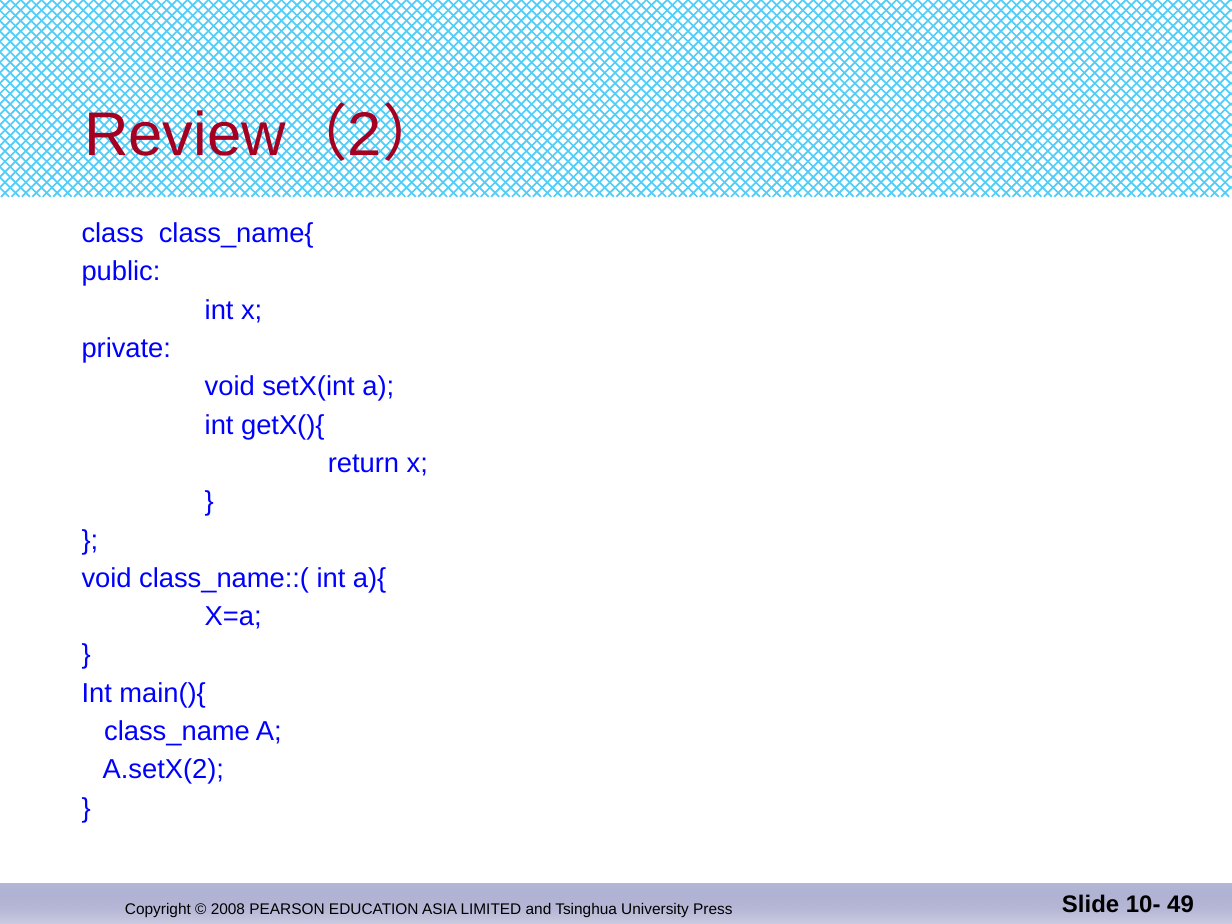
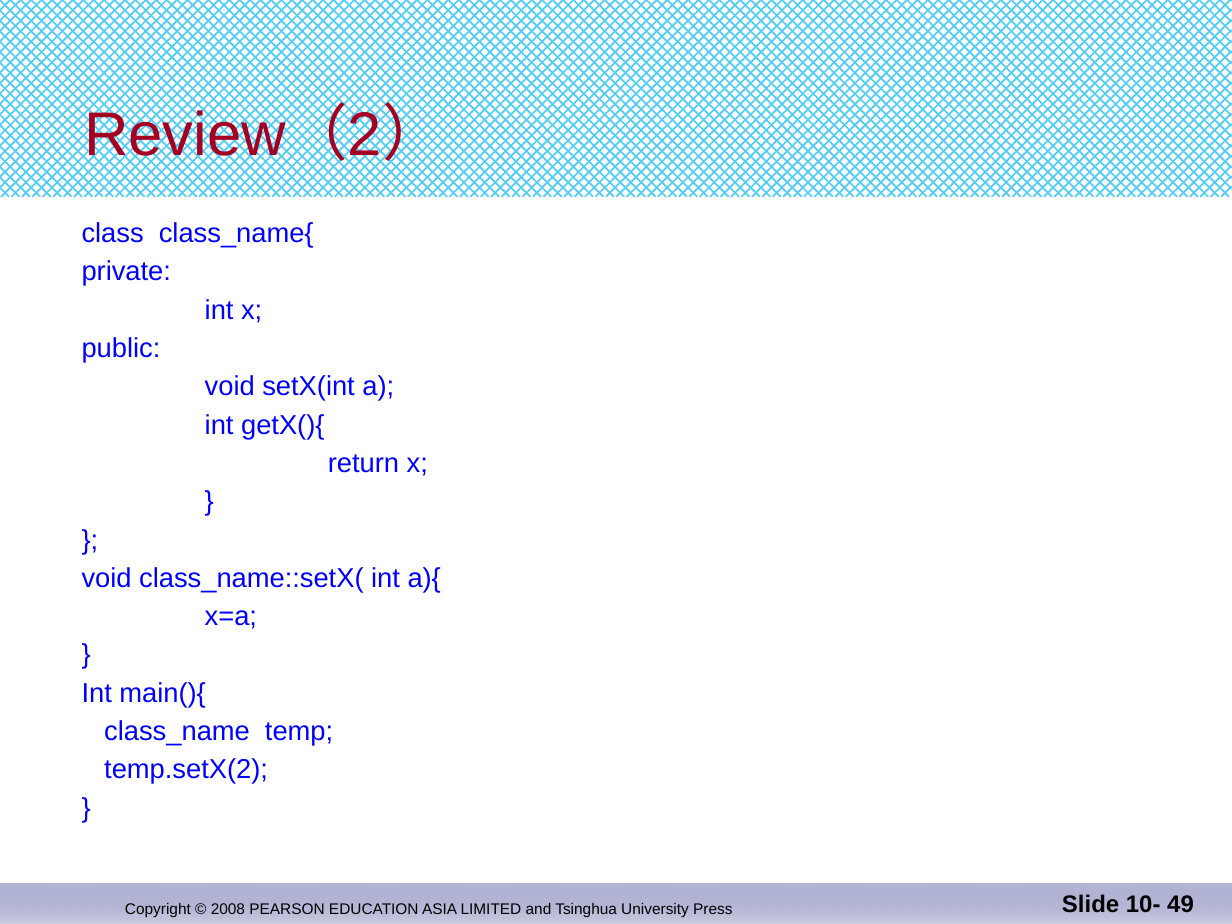
Before and after one commit to djuanbei/CPLUSPLUS, a slide deck: slide 49 of ppt/chapter 10.pptx. Drawn at 1232x924 pixels with LibreOffice and Linux fonts; fonts in the diff are those of the drawing. Boxes give left, top, right and bottom in pixels: in the first picture for what was removed or moved away, otherwise in the second. Text is boxed around its words. In the diff, an @@ line names an element or a change of style, - is before the commit and + after.

```diff
--- a/ppt/chapter 10.pptx
+++ b/ppt/chapter 10.pptx
@@ text at bbox=[82, 260, 262, 323]: paragraphs added @@
+private:
+int x;
@@ text at bbox=[82, 299, 262, 363]: paragraphs removed @@
-int x;
-private:
@@ text at bbox=[82, 567, 441, 629]: text changed @@
-void class_name::( int a){
-X=a;
+void class_name::setX( int a){
+x=a;
@@ text at bbox=[104, 720, 333, 784]: text changed @@
-class_name A;
-A.setX(2);
+class_name temp;
+temp.setX(2);
```
Also in this commit, not shown: 1 other file.
